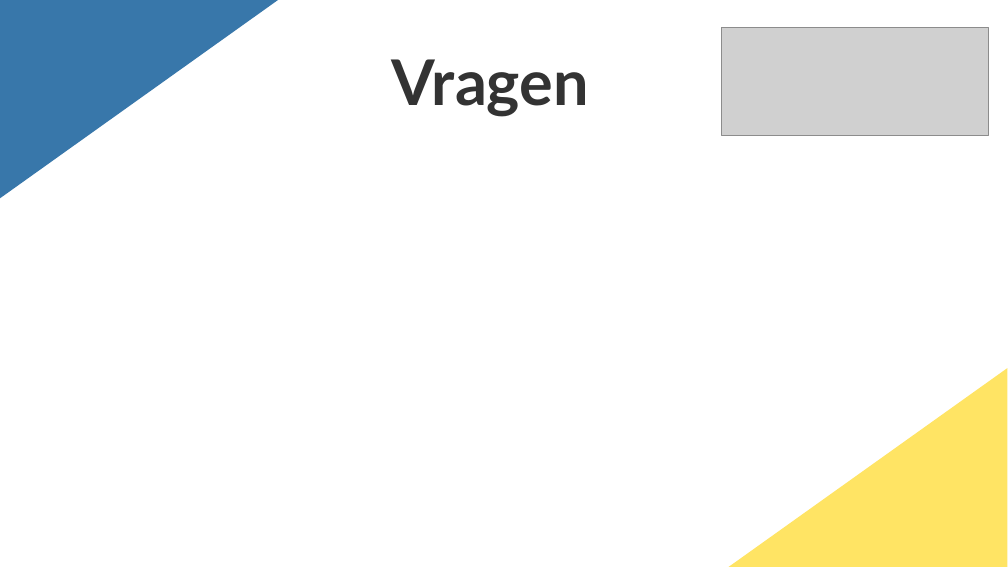
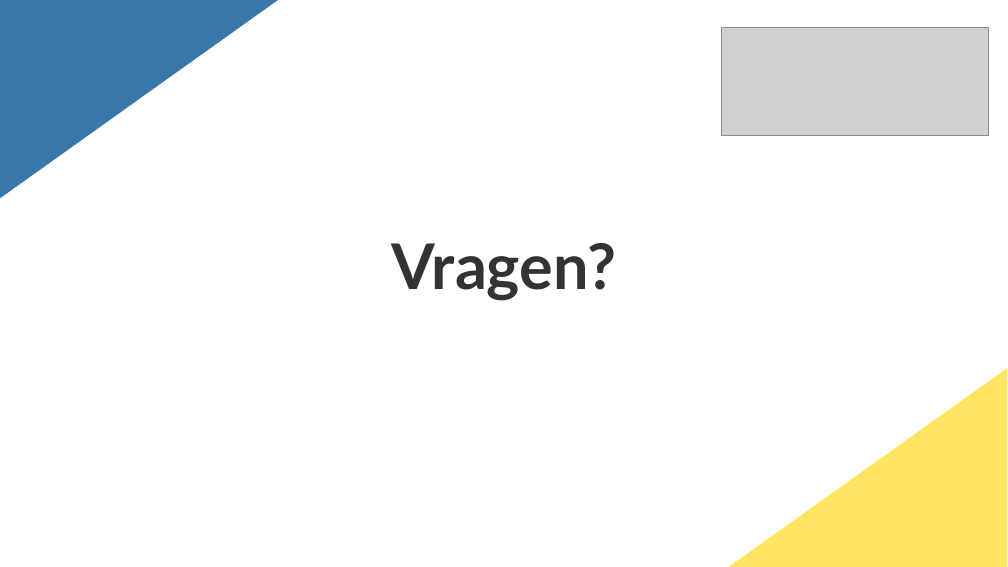
Before and after one commit to RuoFeng207/project_2, a slide deck: slide 8 of How to make money with software.pptx (slide 7 before the commit). Drawn at 1008x567 pixels with LibreOffice and Linux fonts; fonts in the diff are those of the drawing; grey boxes stand for pictures. Boxes give left, top, right and bottom in pixels: in the first picture for what was removed or moved away, otherwise in the second. Text is boxed around its words. In the diff, an @@ line names an element or a change of style, - is before the commit and + after.

```diff
--- a/How to make money with software.pptx
+++ b/How to make money with software.pptx
@@ title at bbox=[392, 243, 617, 301]: text changed @@
-Vragen
+Vragen?
```
Also in this commit, not shown: 4 other slides changed, 1 slide added.
